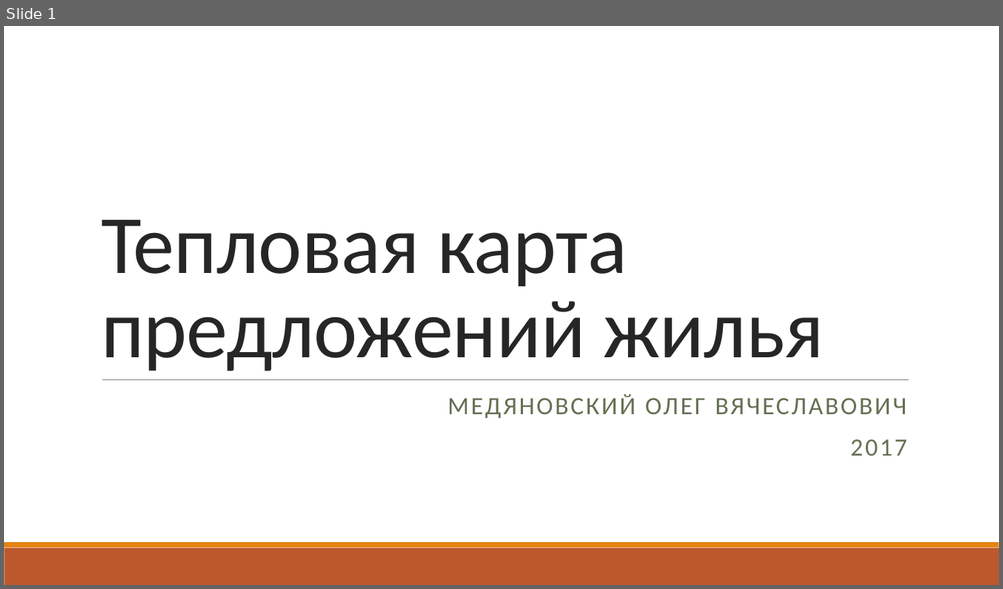
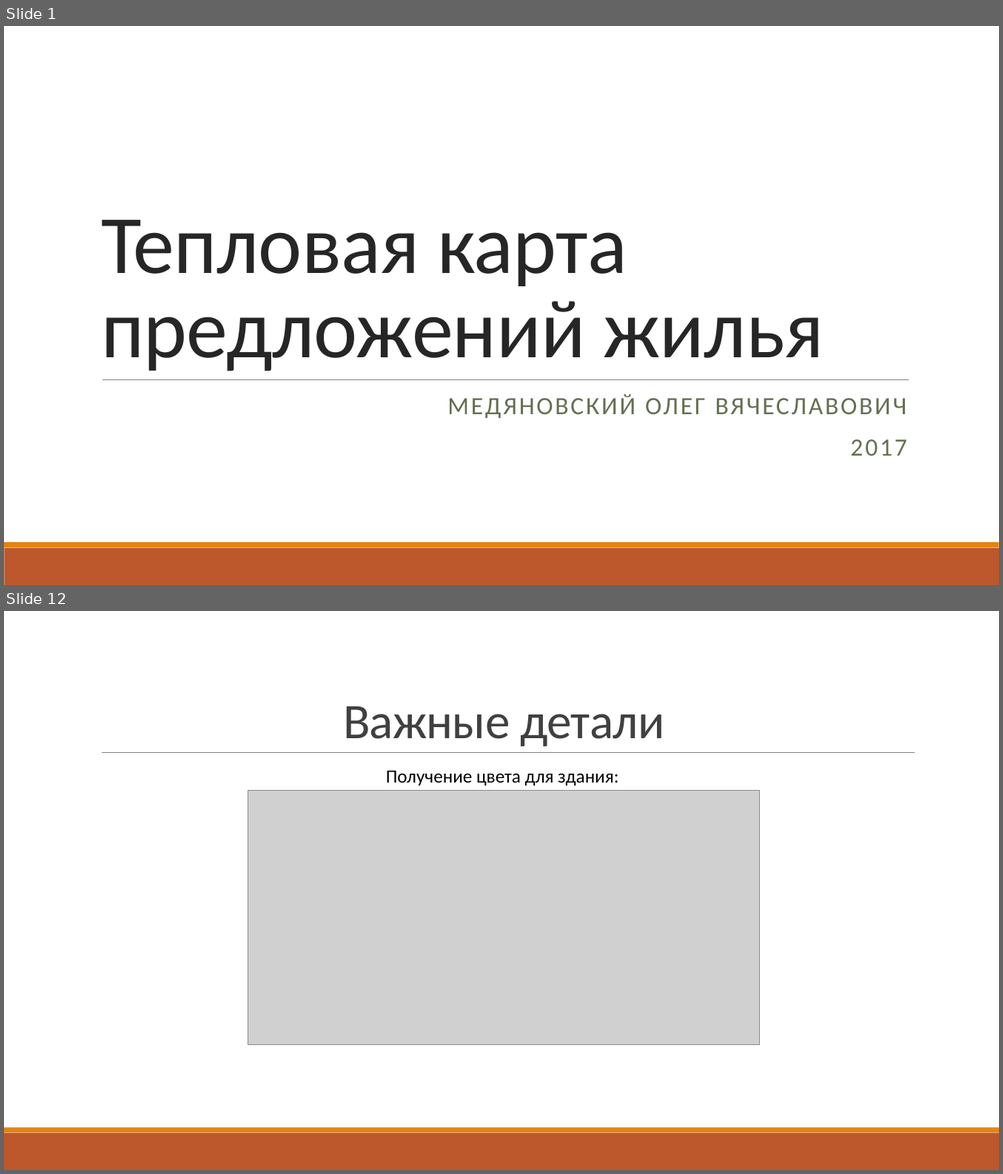
Before and after one commit to Zettroke/PropertyHeatMap, a slide deck: Презентация/Тепловая карта предложений жилья.pptx. Shown one above the other, each under a label of ours: slide 1 before the commit, slides 1 and 12 after it; the slides between them are not shown. The pictures are 1003x589 and 1003x1174 pixels, drawn with LibreOffice and Linux fonts; fonts in the diff are those of the drawing; grey boxes stand for pictures. Boxes give left, top, right and bottom in pixels: in the first picture for what was removed or moved away, otherwise in the second. Text is boxed around its words. In the diff, an @@ line names an element or a change of style, - is before the commit and + after.

```diff
--- a/Презентация/Тепловая карта предложений жилья.pptx
+++ b/Презентация/Тепловая карта предложений жилья.pptx
@@ slide 12 added at (4,611,999,1170), background #FFFFFF; not listed: 2 template elements that a slide beside it also shows @@
@@ title added at (343,706,664,746), 48 pt, text #404040 @@
+Важные детали
@@ line added from (102, 753) to (915, 753), #808080 0.5 pt @@
@@ text added at (386,770,618,786), 18 pt, text #000000 @@
+Получение цвета для здания:
@@ picture added at (248,791,759,1045) @@
```
Also in this commit, not shown: 2 slides changed, 12 other slides added, 2 slides removed, 8 other files.
